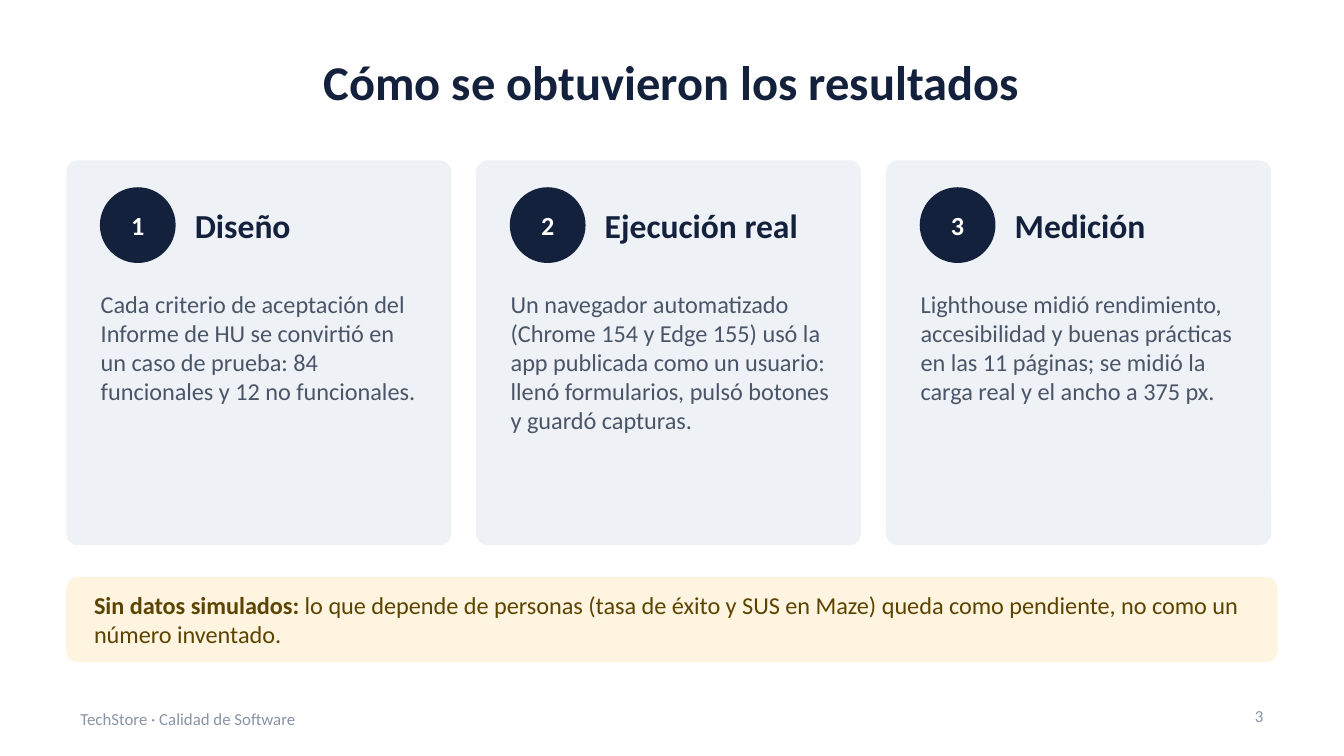
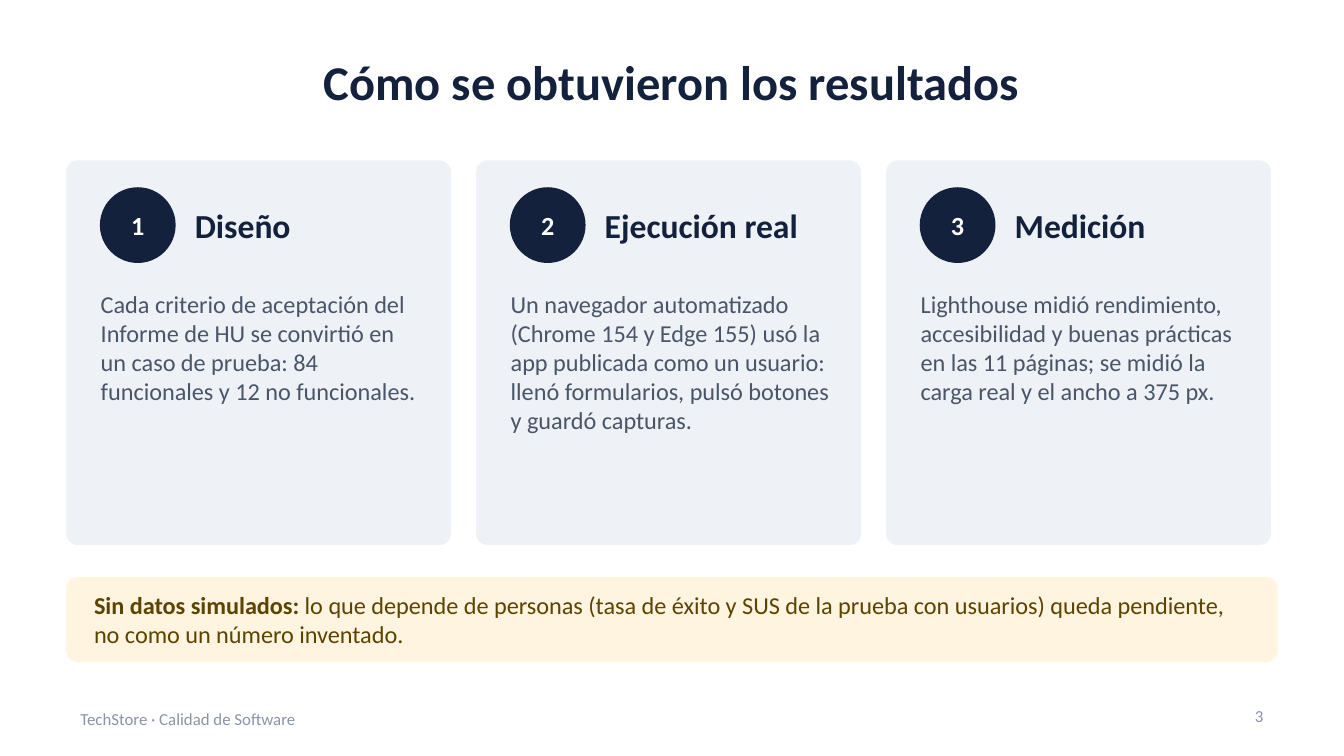
Before and after one commit to diegoaaron/calidadProyecto, a slide deck: slide 3 of docs/Presentacion_Pruebas_Calidad_Conformidad.pptx. Drawn at 1344x756 pixels with LibreOffice and Linux fonts; fonts in the diff are those of the drawing. Boxes give left, top, right and bottom in pixels: in the first picture for what was removed or moved away, otherwise in the second. Text is boxed around its words. In the diff, an @@ line names an element or a change of style, - is before the commit and + after.

Commit message:
Herramienta propia de usabilidad en lugar de Maze en los documentos
- Esquema, Plan de Pruebas, Plan de Calidad, Informe de HU y presentación
  del esquema: las menciones a Maze pasan a la herramienta propia
  (usabilidad.html).
- Nuevo documento de análisis de requerimientos, HU y resumen de planes.
- Presentación ampliada a 35 diapositivas.
- referencias/ excluida de git.

```diff
--- a/docs/Presentacion_Pruebas_Calidad_Conformidad.pptx
+++ b/docs/Presentacion_Pruebas_Calidad_Conformidad.pptx
@@ text at (x1=94, y1=596, x2=1224, y2=643): text changed @@
-Sin datos simulados: lo que depende de personas (tasa de éxito y SUS en Maze) queda como pendiente, no como un número inventado.
+Sin datos simulados: lo que depende de personas (tasa de éxito y SUS de la prueba con usuarios) queda pendiente, no como un número inventado.
```
Also in this commit, not shown: 17 other slides changed, 15 slides added, 8 other files.
